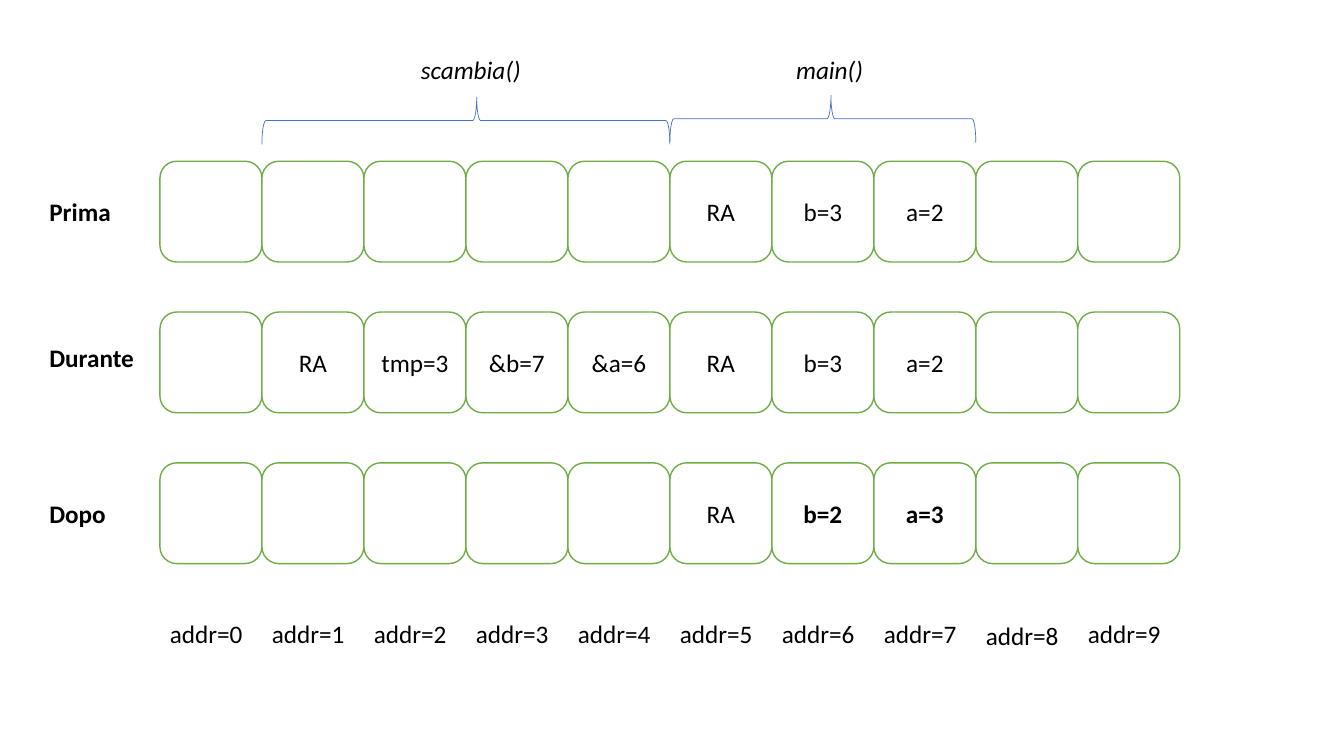
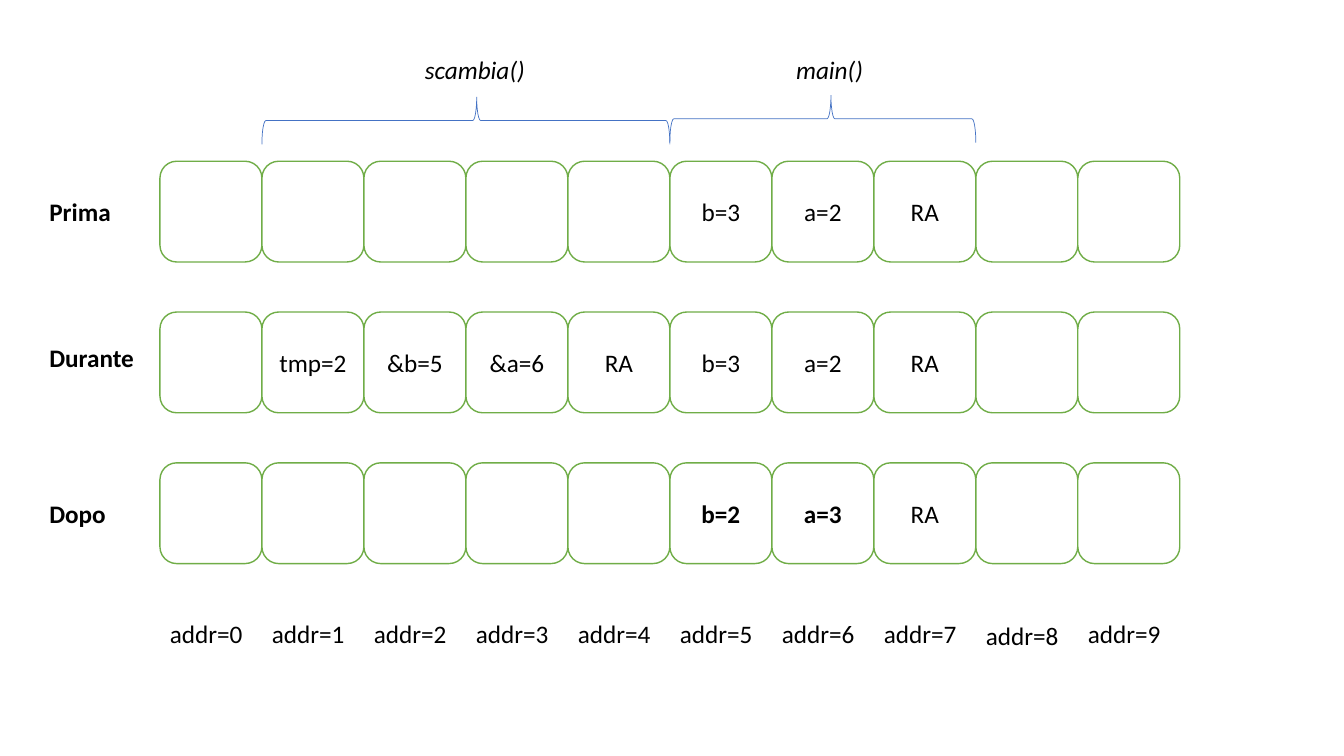
Before and after one commit to gabricatta7/operatingsystemsbsc, a slide deck: slide 2 of c/slides/markdown/images/others.pptx. Drawn at 1344x756 pixels with LibreOffice and Linux fonts; fonts in the diff are those of the drawing. Boxes give left, top, right and bottom in pixels: in the first picture for what was removed or moved away, otherwise in the second. Text is boxed around its words. In the diff, an @@ line names an element or a change of style, - is before the commit and + after.

```diff
--- a/c/slides/markdown/images/others.pptx
+++ b/c/slides/markdown/images/others.pptx
@@ text "scambia()": place and size @@
-text "scambia()" at [421, 61, 521, 83]
+text "scambia()" at [425, 61, 525, 83]
@@ rounded rectangle "RA": place and size @@
-rounded rectangle "RA" at [670, 161, 772, 262]
+rounded rectangle "RA" at [874, 161, 976, 262]
@@ 10 rounded rectangles: place and size @@
-10 rounded rectangles at [364, 161, 976, 564]
+10 rounded rectangles at [262, 161, 874, 564]
@@ rounded rectangle "RA": place and size @@
-rounded rectangle "RA" at [262, 313, 364, 413]
+rounded rectangle "RA" at [874, 313, 976, 413]
@@ text in rounded rectangle at [279, 355, 346, 376]: text changed @@
-tmp=3
+tmp=2
@@ text in rounded rectangle at [387, 354, 443, 373]: text changed @@
-&b=7
+&b=5
@@ rounded rectangle "RA": place and size @@
-rounded rectangle "RA" at [670, 463, 772, 564]
+rounded rectangle "RA" at [874, 463, 976, 564]
```
Also in this commit, not shown: 1 other slide changed, 8 other files.
